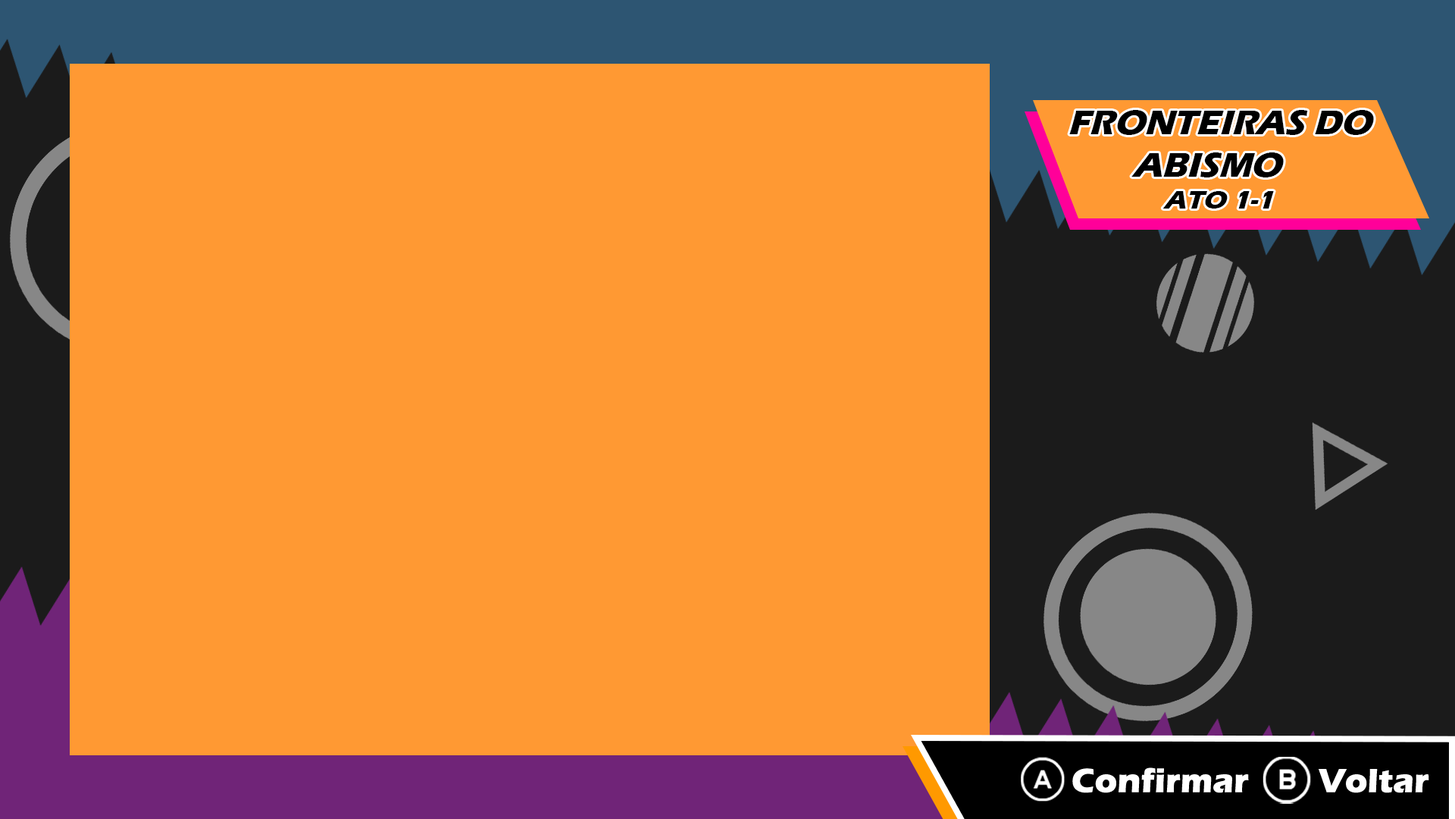
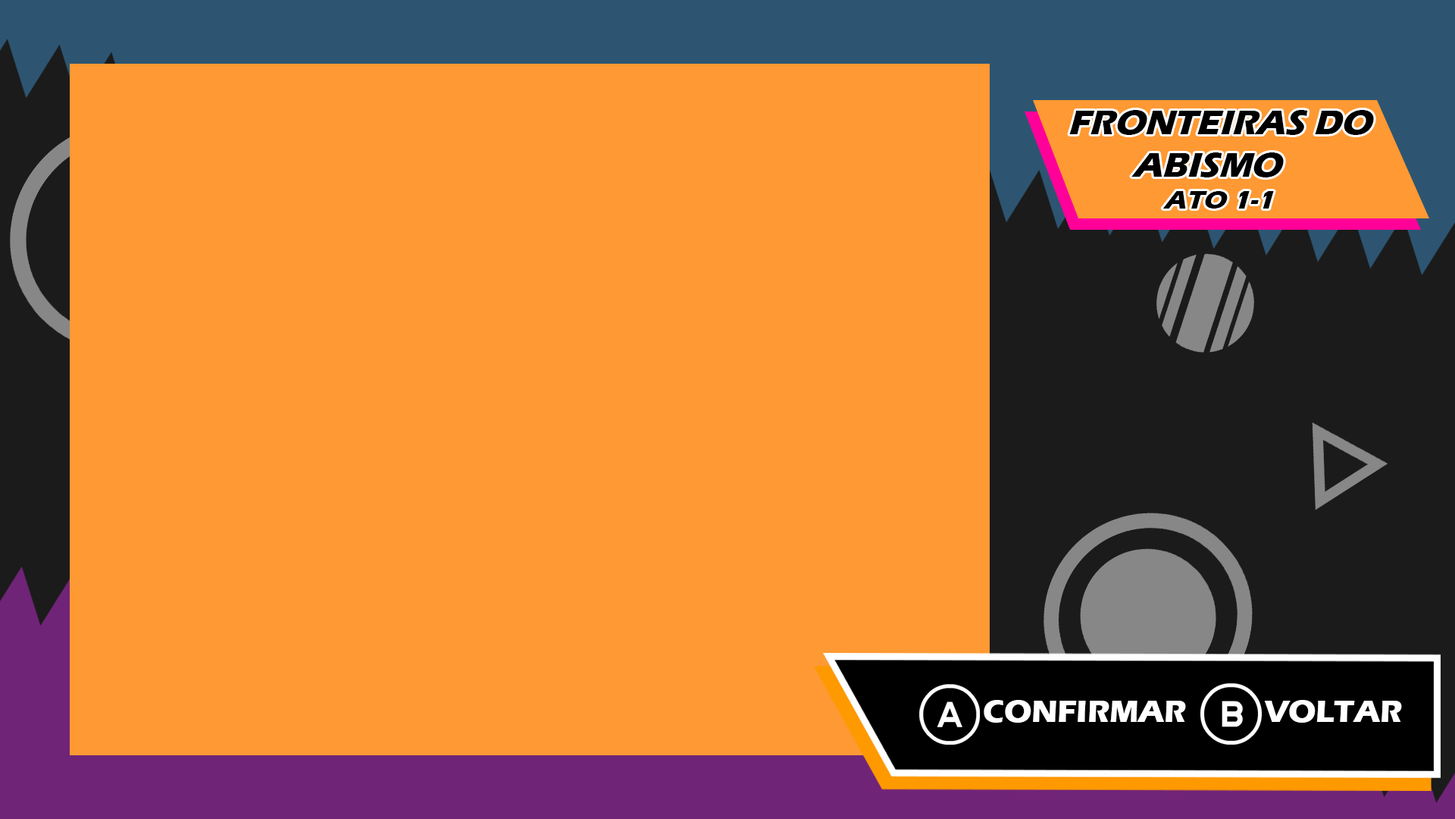
Layered file, before and after one edit (1455x819). Changes by layer:
added layer "VOLTAR" above "CONFIRMAR" over [1264, 699, 1403, 723]
added layer "CONFIRMAR" above "Botão B" over [983, 699, 1187, 723]
added layer "Botão B" above "Botão A" over [1200, 682, 1263, 745]
added layer "Botão A" above "Botão Inferior" over [919, 683, 981, 745]
renamed "botçoes inferiores" to "Botão Inferior", painted on it over [814, 652, 1455, 819]
